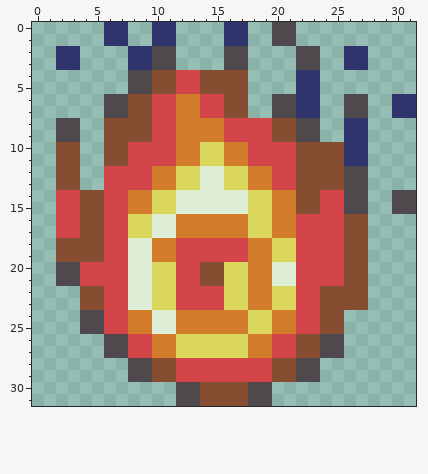
Two states of a pixel-art sprite, bullet.png. Above: the version before the commit.
The file is 32x32 pixels.
After the commit:
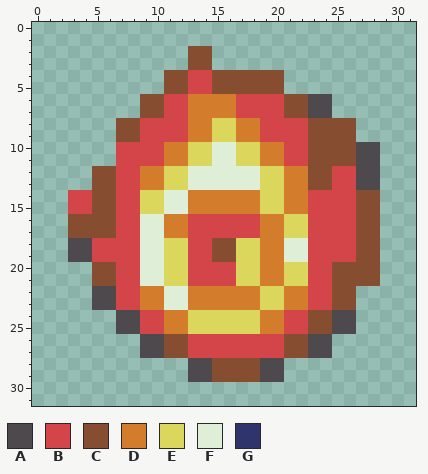
Palette (. is transparent): A #4d494d  B #d34549  C #864d30  D #d37d2c  E #dbd75d  F #dfefd7  G #30346d
The author wrote: updating fireball sprite cool :)
Diff:
@@ x 0..31 @@
- 0 ......GG..GG....GG..AA..........
- 1 ......GG..GG....GG..AA..........
- 2 ..GG....GGAA....AA....AA..GG....
- 3 ..GG....GGAA....AA....AA..GG....
- 4 ........AACCBBCCCC....GG........
- 5 ........AACCBBCCCC....GG........
- 6 ......AACCBBDDBBCC..AAGG..AA..GG
- 7 ......AACCBBDDBBCC..AAGG..AA..GG
- 8 ..AA..CCCCBBDDDDBBBBCCAA..GG....
- 9 ..AA..CCCCBBDDDDBBBBCCAA..GG....
-10 ..CC..CCBBBBDDEEDDBBBBCCCCGG....
-11 ..CC..CCBBBBDDEEDDBBBBCCCCGG....
-12 ..CC..BBBBDDEEFFEEDDBBCCCCAA....
-13 ..CC..BBBBDDEEFFEEDDBBCCCCAA....
-14 ..BBCCBBDDEEFFFFFFEEDDCCBBAA..AA
-15 ..BBCCBBDDEEFFFFFFEEDDCCBBAA..AA
-16 ..BBCCBBEEFFDDDDDDEEDDBBBBCC....
-17 ..BBCCBBEEFFDDDDDDEEDDBBBBCC....
-18 ..CCCCBBFFDDBBBBBBDDEEBBBBCC....
-19 ..CCCCBBFFDDBBBBBBDDEEBBBBCC....
-20 ..AABBBBFFEEBBCCEEDDFFBBBBCC....
-21 ..AABBBBFFEEBBCCEEDDFFBBBBCC....
-22 ....CCBBFFEEBBBBEEDDEEBBCCCC....
-23 ....CCBBFFEEBBBBEEDDEEBBCCCC....
-24 ....AABBDDFFDDDDDDEEDDBBCC......
-25 ....AABBDDFFDDDDDDEEDDBBCC......
-26 ......AABBDDEEEEEEDDBBCCAA......
-27 ......AABBDDEEEEEEDDBBCCAA......
-28 ........AACCBBBBBBBBCCAA........
-29 ........AACCBBBBBBBBCCAA........
-30 ............AACCCCAA............
-31 ............AACCCCAA............
+ 0 ................................
+ 1 ................................
+ 2 .............CC.................
+ 3 .............CC.................
+ 4 ...........CCBBCCCCCC...........
+ 5 ...........CCBBCCCCCC...........
+ 6 .........CCBBDDDDBBBBCCAA.......
+ 7 .........CCBBDDDDBBBBCCAA.......
+ 8 .......CCBBBBDDEEDDBBBBCCCC.....
+ 9 .......CCBBBBDDEEDDBBBBCCCC.....
+10 .......BBBBDDEEFFEEDDBBCCCCAA...
+11 .......BBBBDDEEFFEEDDBBCCCCAA...
+12 .....CCBBDDEEFFFFFFEEDDCCBBAA...
+13 .....CCBBDDEEFFFFFFEEDDCCBBAA...
+14 ...BBCCBBEEFFDDDDDDEEDDBBBBCC...
+15 ...BBCCBBEEFFDDDDDDEEDDBBBBCC...
+16 ...CCCCBBFFDDBBBBBBDDEEBBBBCC...
+17 ...CCCCBBFFDDBBBBBBDDEEBBBBCC...
+18 ...AABBBBFFEEBBCCEEDDFFBBBBCC...
+19 ...AABBBBFFEEBBCCEEDDFFBBBBCC...
+20 .....CCBBFFEEBBBBEEDDEEBBCCCC...
+21 .....CCBBFFEEBBBBEEDDEEBBCCCC...
+22 .....AABBDDFFDDDDDDEEDDBBCC.....
+23 .....AABBDDFFDDDDDDEEDDBBCC.....
+24 .......AABBDDEEEEEEDDBBCCAA.....
+25 .......AABBDDEEEEEEDDBBCCAA.....
+26 .........AACCBBBBBBBBCCAA.......
+27 .........AACCBBBBBBBBCCAA.......
+28 .............AACCCCAA...........
+29 .............AACCCCAA...........
+30 ................................
+31 ................................
Boxes around the changes in both pictures, in picture pixels (x1, y1, x2, y2):
changed: (56, 22, 416, 406)
